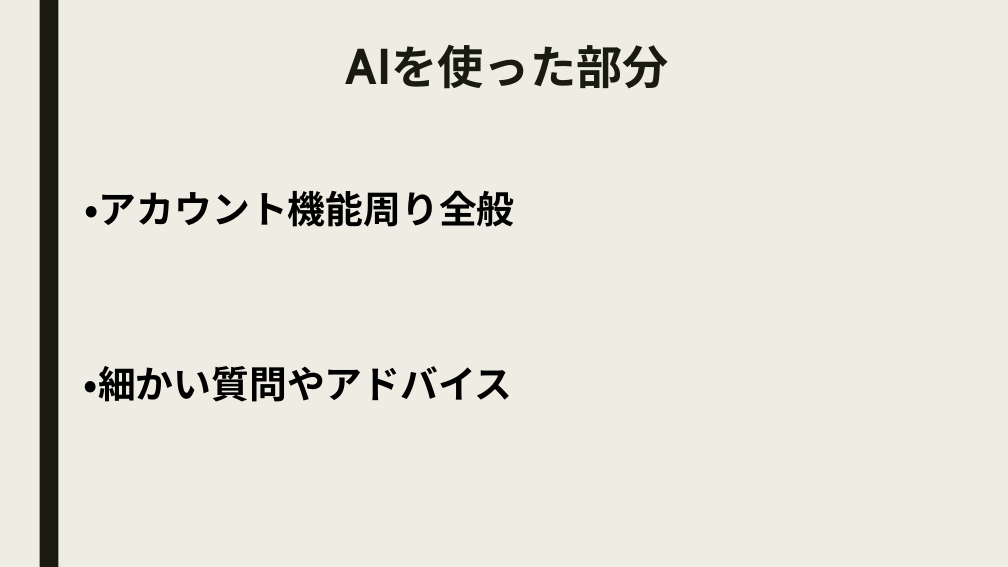
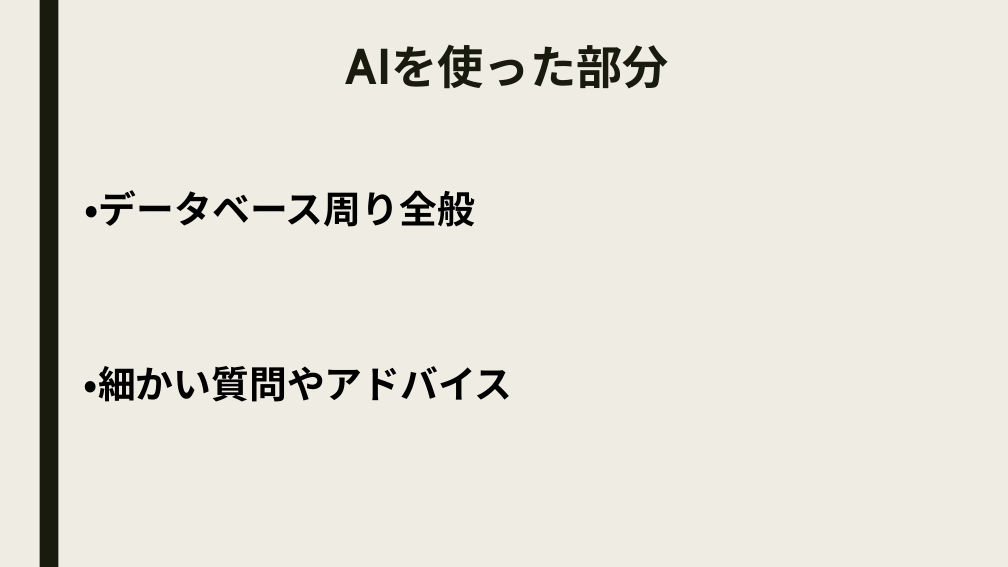
Before and after one commit to utaryu0520/mobile_utagawa2, a slide deck: slide 7 of モバイル授業_todoリスト.pptx. Drawn at 1008x567 pixels with LibreOffice and Linux fonts; fonts in the diff are those of the drawing. Boxes give left, top, right and bottom in pixels: in the first picture for what was removed or moved away, otherwise in the second. Text is boxed around its words. In the diff, an @@ line names an element or a change of style, - is before the commit and + after.

```diff
--- a/モバイル授業_todoリスト.pptx
+++ b/モバイル授業_todoリスト.pptx
@@ text at [85, 190, 475, 227]: text changed @@
-・アカウント機能周り全般
+・データベース周り全般
```
Also in this commit, not shown: 1 other slide changed, 1 slide removed.
